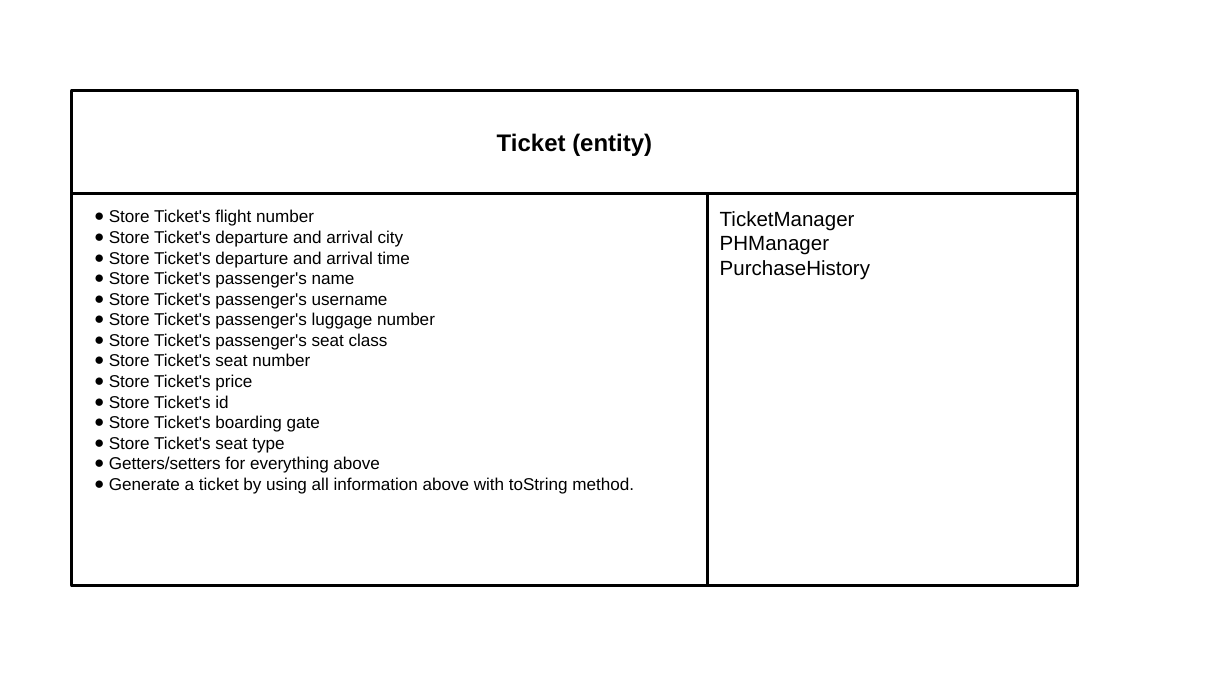
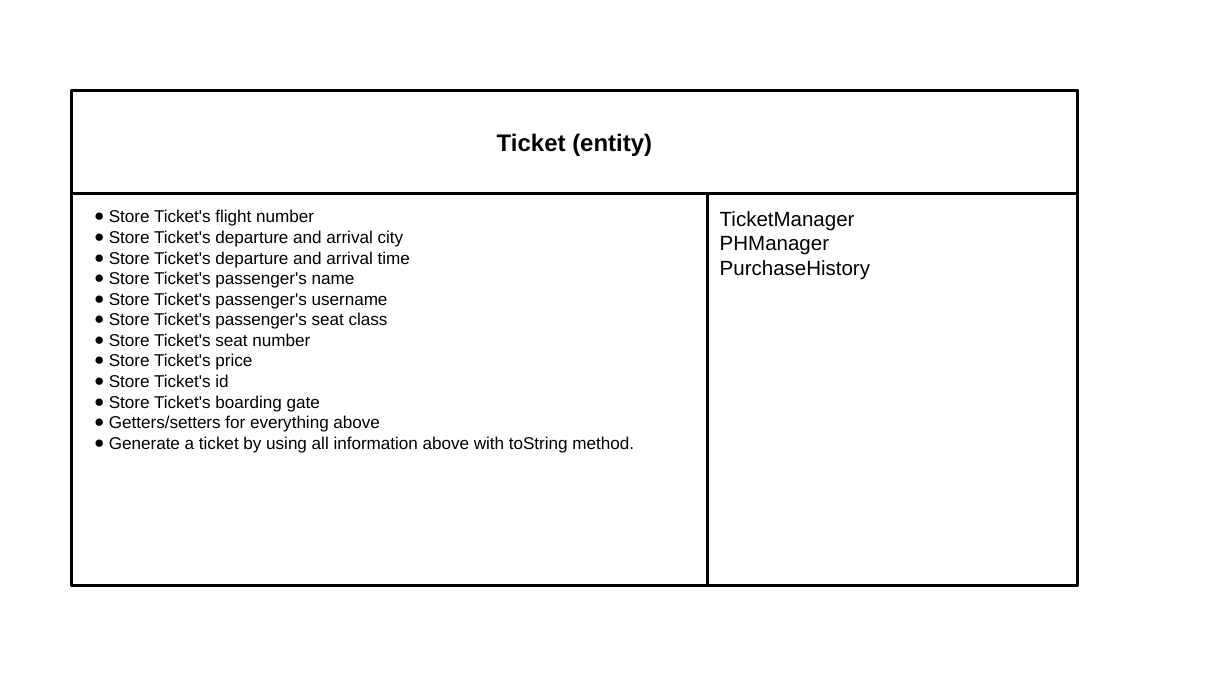
Before and after one commit to Jasmine-Zhuang/TicketVendorSystem, a slide deck: slide 1 of phase1/TicketVendor CRC Cards.pptx. Drawn at 1232x693 pixels with LibreOffice and Linux fonts; fonts in the diff are those of the drawing. Boxes give left, top, right and bottom in pixels: in the first picture for what was removed or moved away, otherwise in the second. Text is boxed around its words. In the diff, an @@ line names an element or a change of style, - is before the commit and + after.

```diff
--- a/phase1/TicketVendor CRC Cards.pptx
+++ b/phase1/TicketVendor CRC Cards.pptx
@@ text in rectangle at (109,312,435,329): paragraph removed @@
-● Store Ticket's passenger's luggage number
@@ text in rectangle at (109,436,284,453): paragraph removed @@
-● Store Ticket's seat type
```
Also in this commit, not shown: 8 other slides changed.
